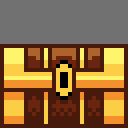
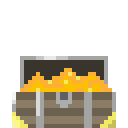
The second 128×128 image is a revision of the first. Changes to its layers:
added layer "money" above "chesty" over (20, 68, 112, 92)
renamed "Слой 1" to "chesty", painted on it over (0, 44, 128, 128)
hid "Фон", painted on it over (0, 0, 128, 128)
